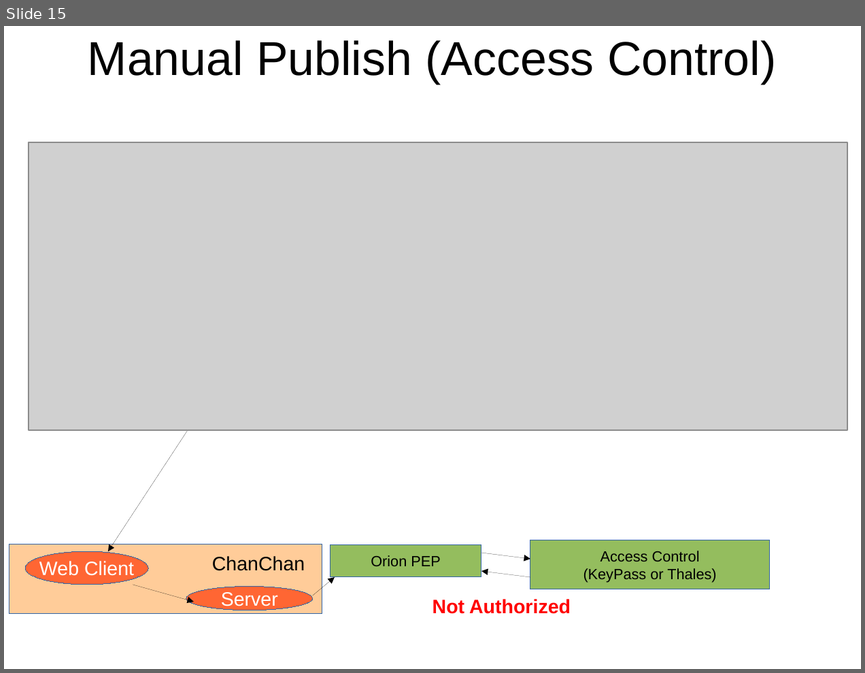
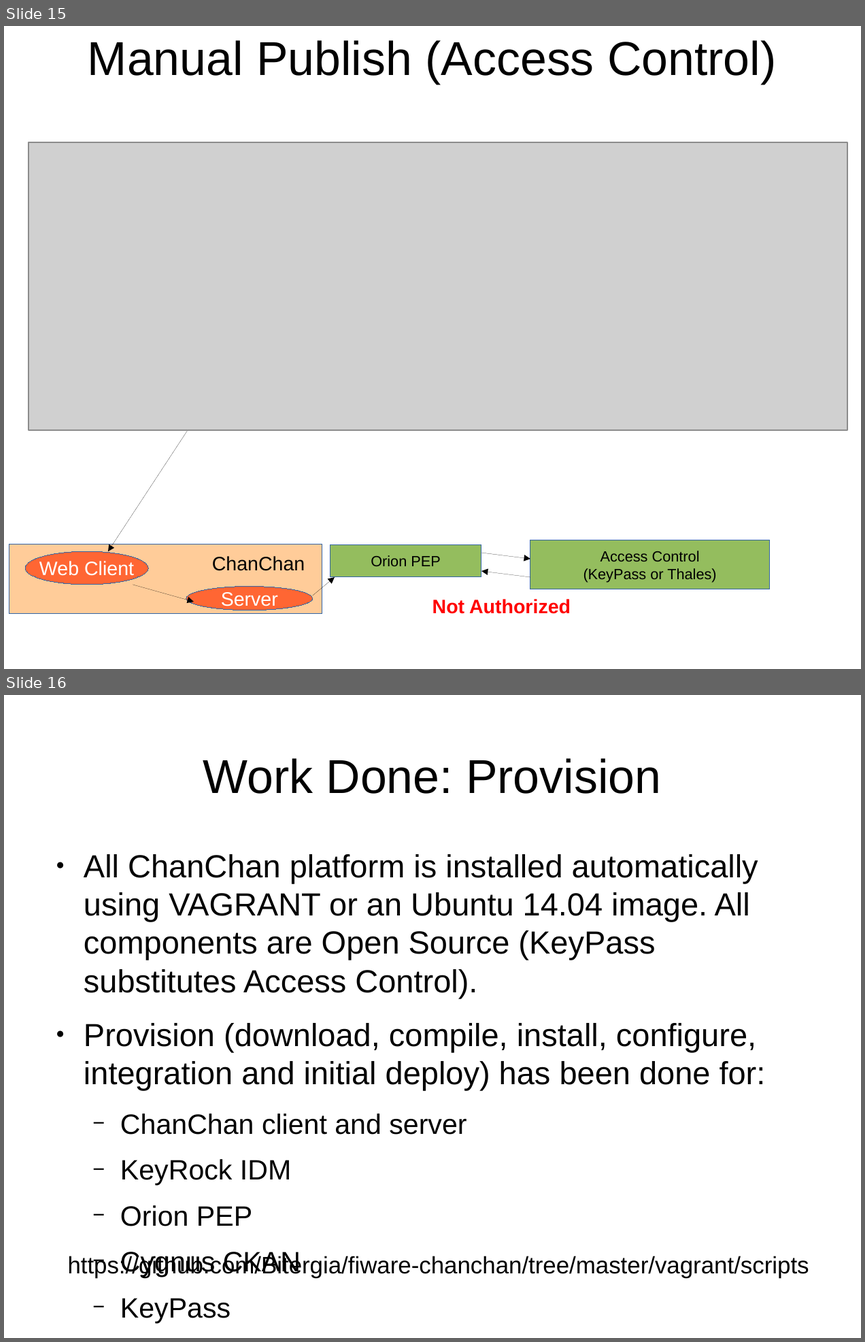
Before and after one commit to Bitergia/fiware-chanchan, a slide deck: doc/ChanChan.odp. Shown one above the other, each under a label of ours: slide 15 before the commit, slides 15 and 16 after it. The pictures are 865x673 and 865x1342 pixels, drawn with LibreOffice and Linux fonts; fonts in the diff are those of the drawing; grey boxes stand for pictures. Boxes give left, top, right and bottom in pixels: in the first picture for what was removed or moved away, otherwise in the second. Text is boxed around its words. In the diff, an @@ line names an element or a change of style, - is before the commit and + after.

```diff
--- a/doc/ChanChan.odp
+++ b/doc/ChanChan.odp
@@ slide 16 added at <box>4,695,861,1338</box>, background #FFFFFF @@
@@ title added at <box>203,758,661,794</box>, 44 pt, text #000000 @@
+Work Done: Provision
@@ text added at <box>84,854,766,1226</box>, 29.6 pt, text #000000 @@
+● All ChanChan platform is installed automatically using VAGRANT or an Ubuntu 14.04 image. All components are Open Source (KeyPass substitutes Access Control).
+● Provision (download, compile, install, configure, integration and initial deploy) has been done for:
+  − ChanChan client and server
+  − KeyRock IDM
+  − Orion PEP
+  − Cygnus CKAN
+  − KeyPass
@@ text added at <box>68,1254,809,1278</box>, 22 pt, text #000000 @@
+https://github.com/Bitergia/fiware-chanchan/tree/master/vagrant/scripts
```
Also in this commit, not shown: 1 slide changed, 5 other slides added, 1 other file.
